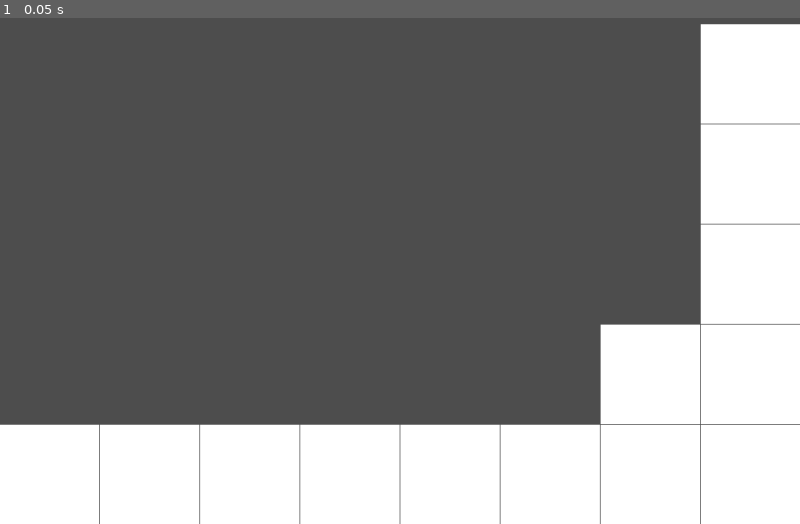
Above: before the commit, frame 1.
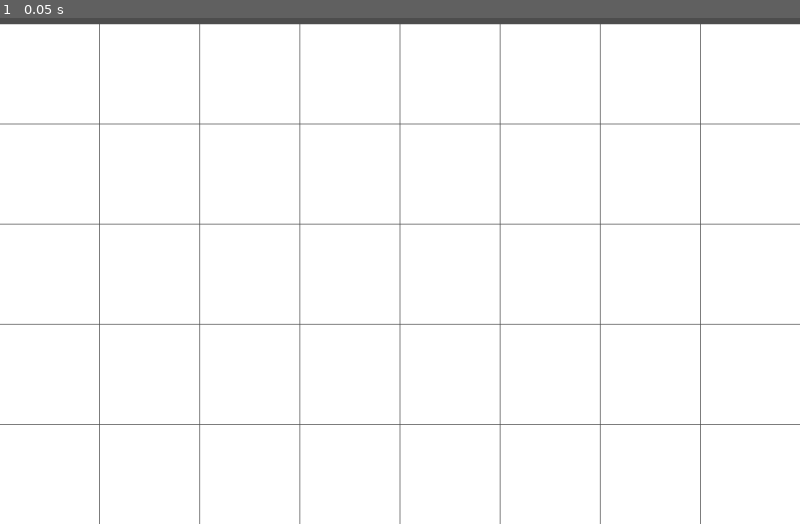
Above: after the commit, the same moment.

Repository: centerbird/sharing_is_caring
Game: Godot game, scene res://Scenes/main.tscn
Two runs of this game, one before a commit and one after it. Both use one fixed random seed, a clock stepped at 60 frames per second and the inputs below. The project has no main scene, so this scene is started directly.
Inputs:
- Up to frame 1 (0.05 s): no input

The runs differ from the first frame. In frame 1, 67% of the frame differs, in the area x 0-88%, y 1-81%.

Commit message:
test : modify main scene for testing

Diff:
--- a/Scenes/main.tscn
+++ b/Scenes/main.tscn
@@ -31,6 +31,87 @@
 [node name="PathTile7" parent="." instance=ExtResource("1_dcjg2")]
 position = Vector2(838, 838)
 
+[node name="PathTile14" parent="." instance=ExtResource("1_dcjg2")]
+position = Vector2(709, 838)
+
+[node name="PathTile15" parent="." instance=ExtResource("1_dcjg2")]
+position = Vector2(580, 838)
+
+[node name="PathTile16" parent="." instance=ExtResource("1_dcjg2")]
+position = Vector2(451, 838)
+
+[node name="PathTile17" parent="." instance=ExtResource("1_dcjg2")]
+position = Vector2(322, 838)
+
+[node name="PathTile18" parent="." instance=ExtResource("1_dcjg2")]
+position = Vector2(193, 838)
+
+[node name="PathTile19" parent="." instance=ExtResource("1_dcjg2")]
+position = Vector2(64, 838)
+
+[node name="PathTile20" parent="." instance=ExtResource("1_dcjg2")]
+position = Vector2(838, 709)
+
+[node name="PathTile21" parent="." instance=ExtResource("1_dcjg2")]
+position = Vector2(709, 709)
+
+[node name="PathTile22" parent="." instance=ExtResource("1_dcjg2")]
+position = Vector2(580, 709)
+
+[node name="PathTile23" parent="." instance=ExtResource("1_dcjg2")]
+position = Vector2(451, 709)
+
+[node name="PathTile24" parent="." instance=ExtResource("1_dcjg2")]
+position = Vector2(322, 709)
+
+[node name="PathTile25" parent="." instance=ExtResource("1_dcjg2")]
+position = Vector2(193, 709)
+
+[node name="PathTile26" parent="." instance=ExtResource("1_dcjg2")]
+position = Vector2(64, 709)
+
+[node name="PathTile27" parent="." instance=ExtResource("1_dcjg2")]
+position = Vector2(838, 580)
+
+[node name="PathTile28" parent="." instance=ExtResource("1_dcjg2")]
+position = Vector2(709, 580)
+
+[node name="PathTile29" parent="." instance=ExtResource("1_dcjg2")]
+position = Vector2(580, 580)
+
+[node name="PathTile30" parent="." instance=ExtResource("1_dcjg2")]
+position = Vector2(451, 580)
+
+[node name="PathTile31" parent="." instance=ExtResource("1_dcjg2")]
+position = Vector2(322, 580)
+
+[node name="PathTile32" parent="." instance=ExtResource("1_dcjg2")]
+position = Vector2(193, 580)
+
+[node name="PathTile33" parent="." instance=ExtResource("1_dcjg2")]
+position = Vector2(64, 580)
+
+[node name="PathTile34" parent="." instance=ExtResource("1_dcjg2")]
+position = Vector2(838, 451)
+
+[node name="PathTile35" parent="." instance=ExtResource("1_dcjg2")]
+position = Vector2(709, 451)
+
+[node name="PathTile36" parent="." instance=ExtResource("1_dcjg2")]
+position = Vector2(580, 451)
+
+[node name="PathTile37" parent="." instance=ExtResource("1_dcjg2")]
+position = Vector2(451, 451)
+
+[node name="PathTile38" parent="." instance=ExtResource("1_dcjg2")]
+position = Vector2(322, 451)
+
+[node name="PathTile39" parent="." instance=ExtResource("1_dcjg2")]
+position = Vector2(193, 451)
+
+[node name="PathTile40" parent="." instance=ExtResource("1_dcjg2")]
+position = Vector2(64, 451)
+
 [node name="PathTile2" parent="." instance=ExtResource("1_dcjg2")]
 position = Vector2(967, 838)
 
